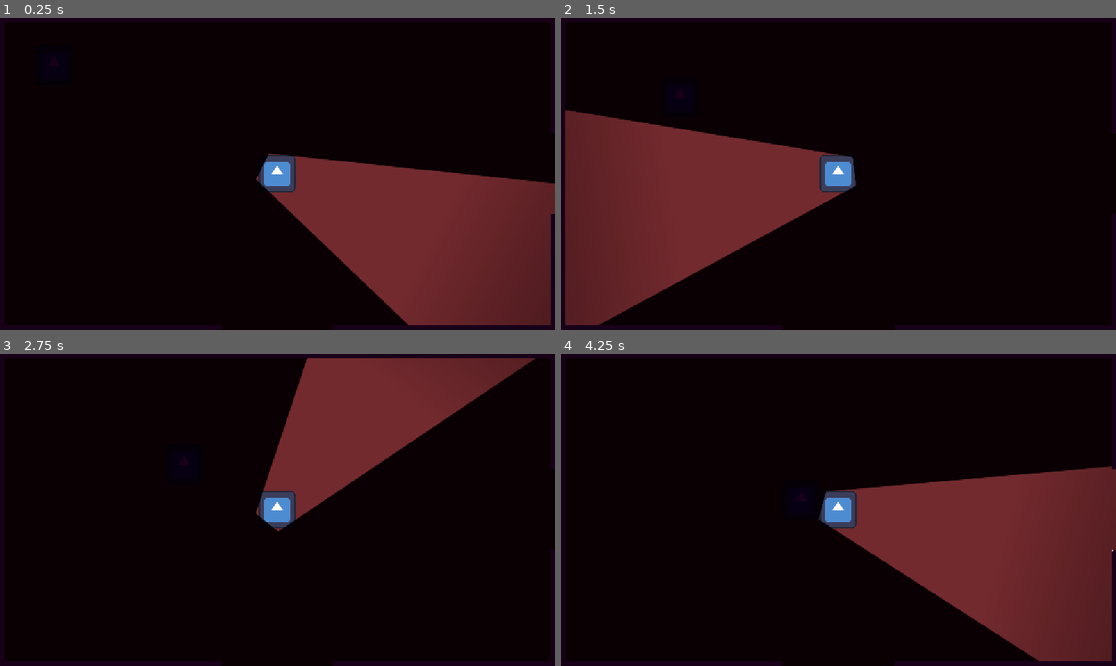
Above: before the commit, frames 1-4 (two rows, left to right).
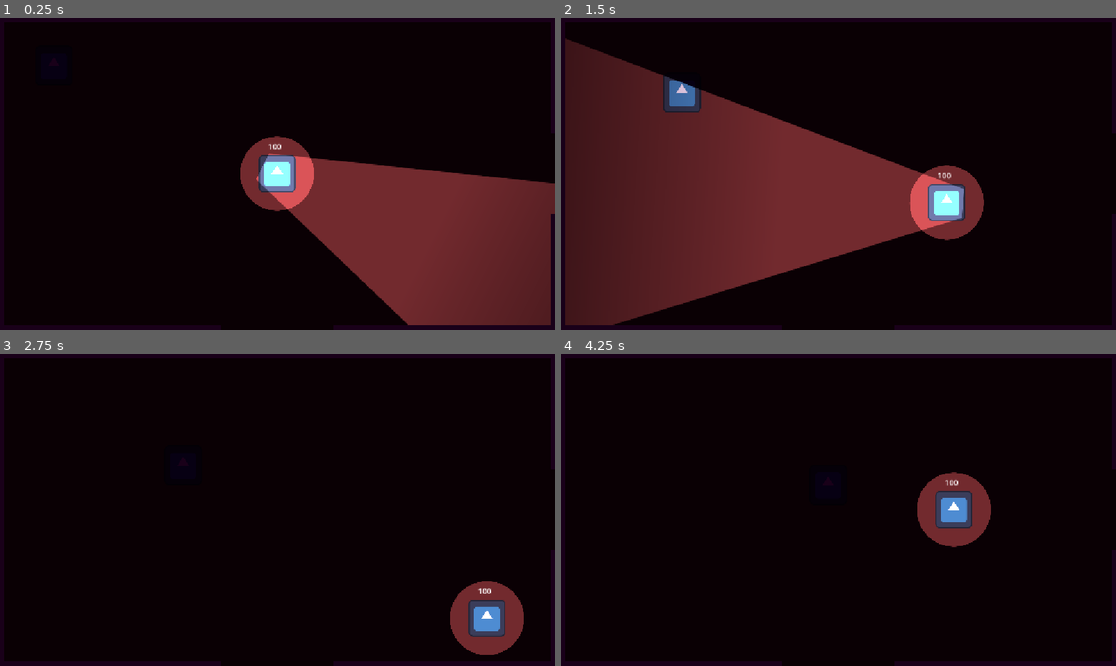
Above: after the commit, the same moments.

Repository: noelle-byte/invasion-game
Game: Godot game, scene res://scenes/house.tscn
The game is run twice, just before and just after one commit, with the same random seed, the same clock (stepped at 60 frames per second) and the same inputs. The engine's default icon, where the game draws it, is replaced by a stand-in: a white triangle on a blue panel in a dark square.
Inputs (mouse positions are in pixels of both pictures, inside the frame that each line leads up to):
- Up to frame 1 (0.25 s): no input
- Up to frame 2 (1.5 s): tap Enter at 0.5 s; move the mouse to (960, 158) at 0.52 s; hold Right (ui_right) 0.53-1.28 s; tap Space (flashlight, bound only after the commit) at 0.6, 1.35 s; move the mouse to (727, 189) at 1.27 s; hold Down (ui_down) from 1.28 s (still down)
- Up to frame 3 (2.75 s): move the mouse to (333, 441) at 2.02 s; release Down (ui_down) at 2.03 s; hold Right (ui_right) from 2.03 s (still down); tap Space (flashlight, bound only after the commit) at 2.1 s
- Up to frame 4 (4.25 s): move the mouse to (810, 572) at 2.77 s; release Right (ui_right) at 2.78 s; hold Up (ui_up) 2.78-3.53 s; tap Space (flashlight, bound only after the commit) at 2.85, 3.6 s; move the mouse to (1005, 556) at 3.52 s; hold Left (ui_left) from 3.53 s (still down)

The runs differ from the first frame. In frame 1, 2.5% of the frame differs, in the area x 43-57%, y 37-62%; in frame 2, 26%, in the area x 0-77%, y 6-99%; in frame 3, 15%; in frame 4, 21%.
Error before the commit: Parse Error: Unexpected identifier "z" in class body. (res://scripts/player.gd:9)

Commit message:
circle light, flashlight toggle, and battery system

Diff:
--- /dev/null
+++ b/assets/circle light.svg
@@ -0,0 +1,55 @@
+<?xml version="1.0" encoding="UTF-8" standalone="no"?>
+<!-- Created with Inkscape (http://www.inkscape.org/) -->
+
+<svg
+   width="512"
+   height="512"
+   viewBox="0 0 512 512"
+   version="1.1"
+   id="svg1"
+   inkscape:version="1.4.4 (dcaf3e7d9e, 2026-05-05)"
+   sodipodi:docname="circle light.svg"
+   xmlns:inkscape="http://www.inkscape.org/namespaces/inkscape"
+   xmlns:sodipodi="http://sodipodi.sourceforge.net/DTD/sodipodi-0.dtd"
+   xmlns="http://www.w3.org/2000/svg"
+   xmlns:svg="http://www.w3.org/2000/svg">
+  <sodipodi:namedview
+     id="namedview1"
+     pagecolor="#ffffff"
+     bordercolor="#000000"
+     borderopacity="0.25"
+     inkscape:showpageshadow="2"
+     inkscape:pageopacity="0.0"
+     inkscape:pagecheckerboard="0"
+     inkscape:deskcolor="#d1d1d1"
+     inkscape:document-units="px"
+     inkscape:zoom="1.1801802"
+     inkscape:cx="269.87404"
+     inkscape:cy="256.74046"
+     inkscape:window-width="1898"
+     inkscape:window-height="1012"
+     inkscape:window-x="0"
+     inkscape:window-y="0"
+     inkscape:window-maximized="1"
+     inkscape:current-layer="layer1" />
+  <defs
+     id="defs1" />
+  <g
+     inkscape:label="Layer 1"
+     inkscape:groupmode="layer"
+     id="layer1">
+    <rect
+       style="fill:#000000;stroke-width:12.5722"
+       id="rect1"
+       width="512"
+       height="512.36902"
+       x="0"
+       y="0" />
+    <circle
+       style="fill:#ffffff;stroke-width:16.4658;fill-opacity:1"
+       id="path2"
+       cx="256"
+       cy="256"
+       r="256" />
+  </g>
+</svg>
--- a/project.godot
+++ b/project.godot
@@ -19,6 +19,14 @@
 
 window/stretch/mode="canvas_items"
 
+[input]
+
+flashlight={
+"deadzone": 0.2,
+"events": [Object(InputEventKey,"resource_local_to_scene":false,"resource_name":"","device":-1,"window_id":0,"alt_pressed":false,"shift_pressed":false,"ctrl_pressed":false,"meta_pressed":false,"pressed":false,"keycode":0,"physical_keycode":32,"key_label":0,"unicode":32,"location":0,"echo":false,"script":null)
+]
+}
+
 [physics]
 
 3d/physics_engine="Jolt Physics"
--- a/scenes/player.tscn
+++ b/scenes/player.tscn
@@ -4,6 +4,7 @@
 [ext_resource type="Script" uid="uid://bchwq5ihnk1jn" path="res://scripts/player.gd" id="1_g2els"]
 [ext_resource type="Script" uid="uid://c33j5atltlhqs" path="res://scripts/flashlight_pivot.gd" id="3_qhqgy"]
 [ext_resource type="Texture2D" uid="uid://2wn6y82luoep" path="res://assets/bitmap.png" id="4_dqkch"]
+[ext_resource type="Texture2D" uid="uid://cnduomlcgtap8" path="res://assets/circle light.svg" id="5_qlg0r"]
 
 [sub_resource type="RectangleShape2D" id="RectangleShape2D_vesw4"]
 size = Vector2(74, 74)
@@ -26,3 +27,16 @@
 shadow_enabled = true
 texture = ExtResource("4_dqkch")
 offset = Vector2(530, -20)
+
+[node name="CircleLight2D" type="PointLight2D" parent="FlashlightPivot" unique_id=1571191951]
+scale = Vector2(0.3, 0.3)
+shadow_enabled = true
+texture = ExtResource("5_qlg0r")
+
+[node name="BatteryLabel" type="Label" parent="." unique_id=219508784]
+unique_name_in_owner = true
+offset_left = -19.0
+offset_top = -68.0
+offset_right = 21.0
+offset_bottom = -45.0
+text = "100"
--- a/scripts/flashlight_pivot.gd
+++ b/scripts/flashlight_pivot.gd
@@ -1,4 +1,62 @@
 extends Node2D
 
-func _process(_delta: float) -> void:
+signal battery_changed(current_battery: float, max_battery: float)
+
+# Maximum amount of flashlight charge
+@export var max_battery: float = 100.0
+
+# Amount of battery consumed each second
+@export var battery_drain_rate: float = 3.0
+
+# Used later to increase battery drain on harder nights
+@export var drain_increase_per_night: float = 0.5
+
+@onready var flashlight: PointLight2D = $flashlight
+
+var battery: float
+var flashlight_on := true
+
+
+func _ready() -> void:
+	# Begin each game with a fully charged flashlight
+	battery = max_battery
+	flashlight.enabled = true
+
+
+func _process(delta: float) -> void:
+	# Rotate the flashlight towards the mouse
 	look_at(get_global_mouse_position())
+
+	# Toggle the flashlight when the flashlight input is pressed
+	if Input.is_action_just_pressed("flashlight"):
+		toggle_flashlight()
+
+	# Consume battery while the flashlight is active
+	if flashlight_on:
+		drain_battery(delta)
+
+
+func toggle_flashlight() -> void:
+	# A completely empty flashlight cannot be switched back on
+	if battery <= 0.0 and not flashlight_on:
+		return
+
+	flashlight_on = not flashlight_on
+	flashlight.enabled = flashlight_on
+
+
+func drain_battery(delta: float) -> void:
+	battery -= battery_drain_rate * delta
+	battery = max(battery, 0.0)
+
+	battery_changed.emit(battery, max_battery)
+
+	# Automatically turn the flashlight off when the battery reaches zero
+	if battery <= 0.0:
+		flashlight_on = false
+		flashlight.enabled = false
+
+
+func set_difficulty(night: int) -> void:
+	# Later nights consume flashlight battery more quickly
+	battery_drain_rate = 3.0 + ((night - 1) * drain_increase_per_night)
--- a/scripts/player.gd
+++ b/scripts/player.gd
@@ -6,7 +6,7 @@
 # Allows other systems to disable player movement when needed
 var can_move := true
 var is_dead := false
-z
+
 func die() -> void:
 	print("ive been got")
 	if is_dead:
--- a/scripts/william.gd
+++ b/scripts/william.gd
@@ -1,11 +1,7 @@
 extends Node
 
-
-# Called when the node enters the scene tree for the first time.
-func _ready() -> void:
-	pass # Replace with function body.
-
-
-# Called every frame. 'delta' is the elapsed time since the previous frame.
-func _process(delta: float) -> void:
-	pass
+# [players = 10000000000]
+# physics = a lot
+# money = £9999999999
+# wasd = movr
+# frame rate = high
Not shown, added: assets/circle light.svg.import
